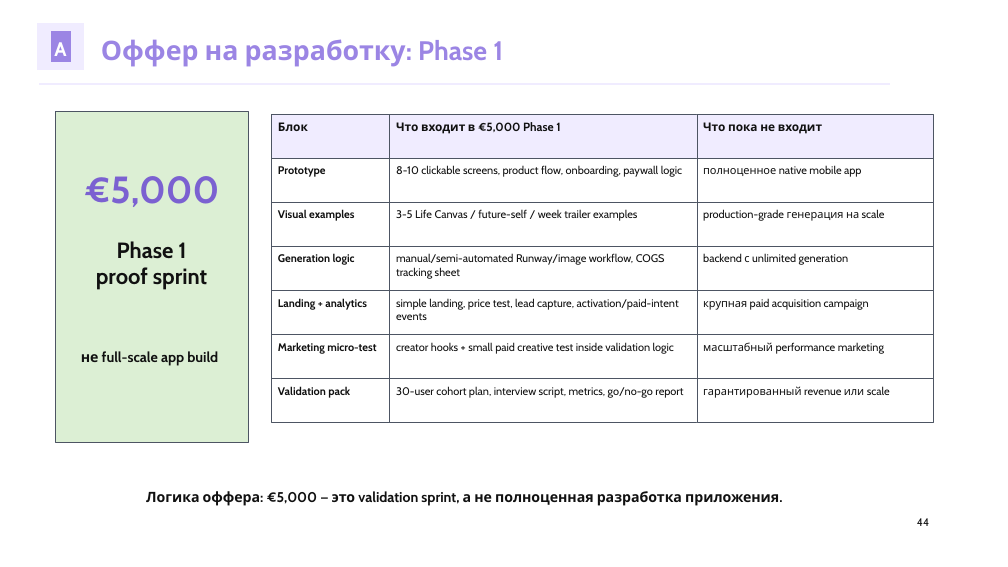
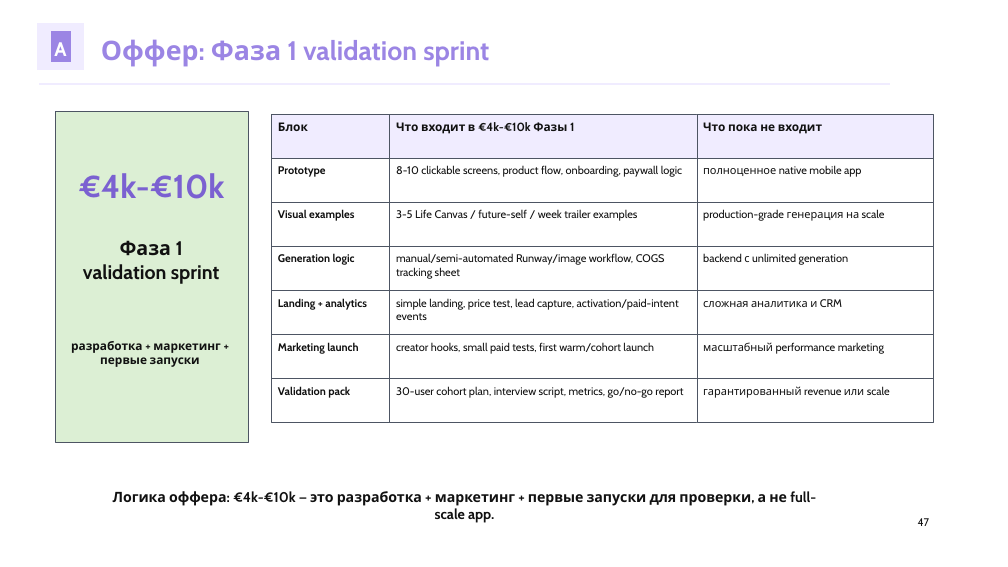
Before and after one commit to kirbudilov01/alina-research, a slide deck: slide 47 of output/pptx/AURA_TRENDVI_STYLE_DECK.pptx (slide 44 before the commit). Drawn at 1008x567 pixels with LibreOffice and Linux fonts; fonts in the diff are those of the drawing. Boxes give left, top, right and bottom in pixels: in the first picture for what was removed or moved away, otherwise in the second. Text is boxed around its words. In the diff, an @@ line names an element or a change of style, - is before the commit and + after.

Commit message:
Expand AURA financial model and phase offer

```diff
--- a/output/pptx/AURA_TRENDVI_STYLE_DECK.pptx
+++ b/output/pptx/AURA_TRENDVI_STYLE_DECK.pptx
@@ text at [101,39,489,67]: text changed @@
-Оффер на разработку: Phase 1
+Оффер: Фаза 1 validation sprint
@@ text at [396,122,574,134]: text changed @@
-Что входит в €5,000 Phase 1
+Что входит в €4k-€10k Фазы 1
@@ text at [78,173,224,199]: text changed; size 36 to 31.5 pt @@
-€5,000
+€4k-€10k
@@ text at [83,240,219,284]: text changed; size 21 to 18.8 pt @@
-Phase 1
-proof sprint
+Фаза 1
+validation sprint
@@ text at [703,299,842,307]: text changed @@
-крупная paid acquisition campaign
+сложная аналитика и CRM
@@ text at [71,341,220,367]: text changed; size 13.5 to 11.2 pt @@
-не full-scale app build
+разработка + маркетинг + первые запуски
@@ text at [278,342,358,354]: text changed @@
-Marketing micro-test
+Marketing launch
@@ text at [396,342,654,354]: text changed @@
-creator hooks + small paid creative test inside validation logic
+creator hooks, small paid tests, first warm/cohort launch
@@ text at [113,491,816,523]: text changed @@
-Логика оффера: €5,000 — это validation sprint, а не полноценная разработка приложения.
+Логика оффера: €4k-€10k — это разработка + маркетинг + первые запуски для проверки, а не full-scale app.
@@ text at [918,518,930,526]: text changed @@
-44
+47
```
Also in this commit, not shown: 13 other slides changed, 3 slides added, 4 other files.
